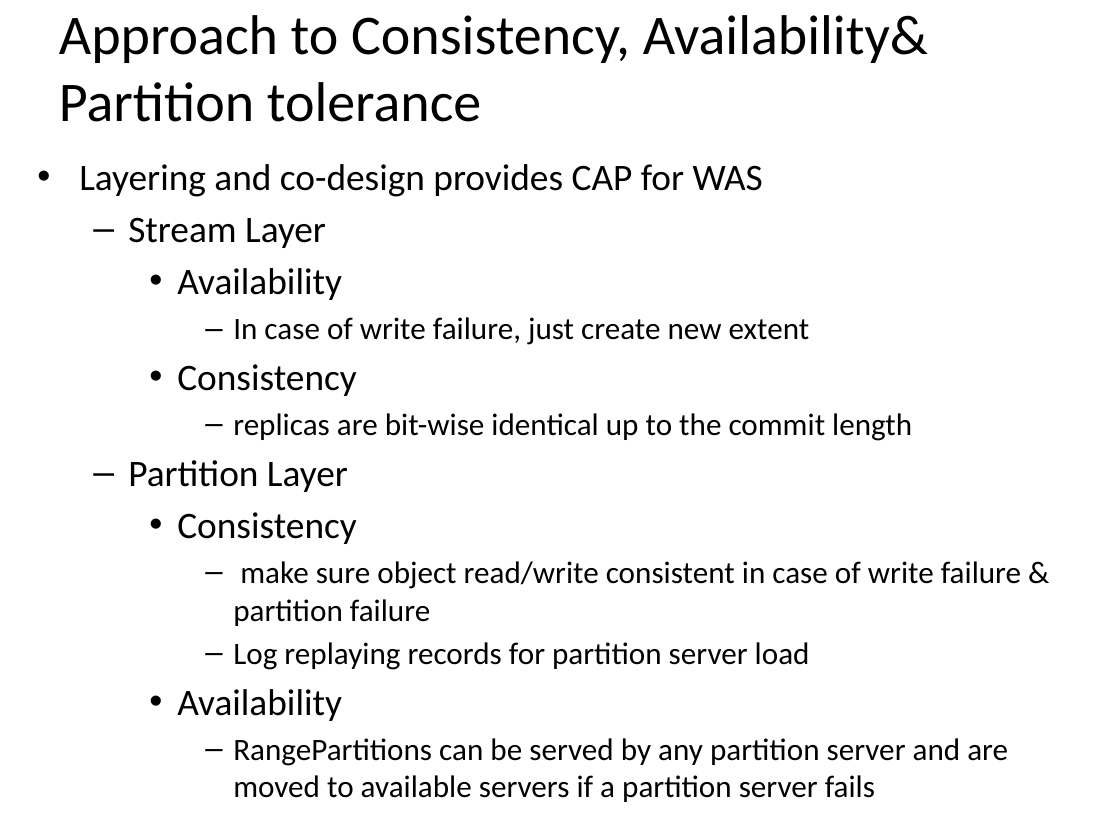
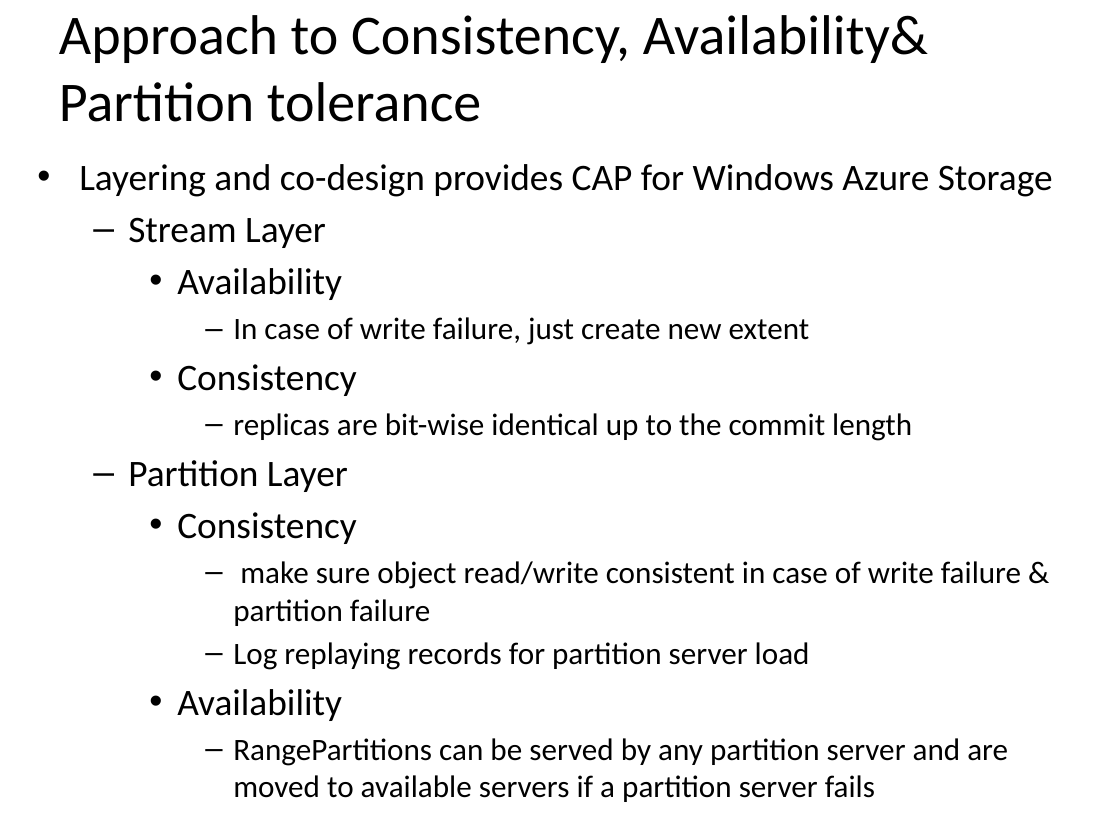
Before and after one commit to pnquanganh/distributed-storage-system, a slide deck: slide 2 of Paper Presentation/Presentation_part3.pptx. Drawn at 1120x840 pixels with LibreOffice and Linux fonts; fonts in the diff are those of the drawing. Boxes give left, top, right and bottom in pixels: in the first picture for what was removed or moved away, otherwise in the second. Text is boxed around its words. In the diff, an @@ line names an element or a change of style, - is before the commit and + after.

```diff
--- a/Paper Presentation/Presentation_part3.pptx
+++ b/Paper Presentation/Presentation_part3.pptx
@@ text at (79,164,1053,197): text changed @@
-• Layering and co-design provides CAP for WAS
+• Layering and co-design provides CAP for Windows Azure Storage
```
Also in this commit, not shown: 1 other slide changed.
